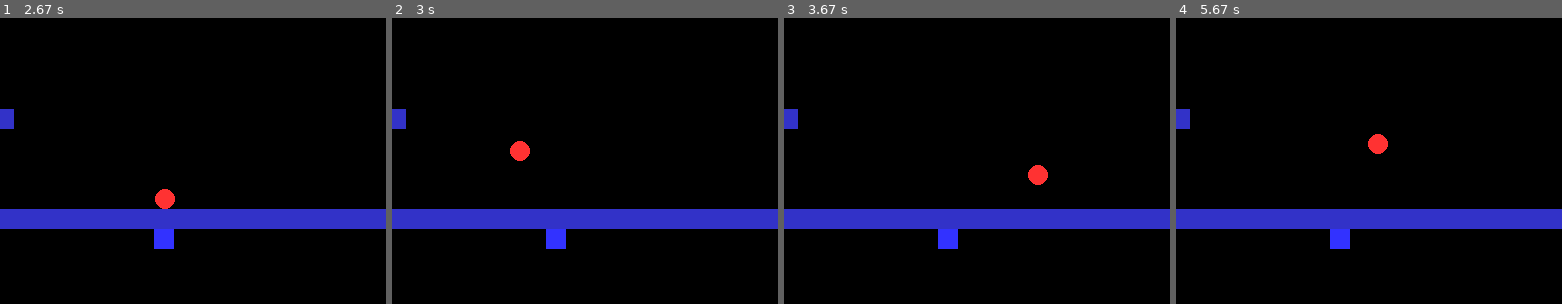
Above: before the commit, frames 1-4 (left to right).
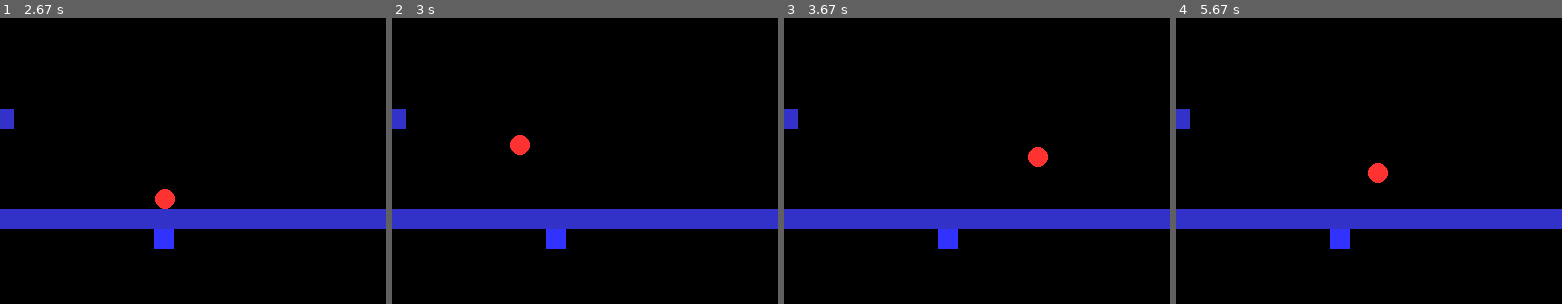
Above: after the commit, the same moments.

Repository: dankelley2/Pygame_BasicExamples
Game: pygame game, started from Platformer/game.py
Two runs of this game, one before a commit and one after it. Both use one fixed random seed, a clock stepped at 60 frames per second and the inputs below.
Inputs (mouse positions are % of the whole screen's width and height, from its top left):
- Up to frame 1 (2.67 s): hold D 0.33-0.8 s; click (46, 55) at 0.88 s; hold D 1.17-1.63 s; move the mouse to (83, 47) at 1.2 s; hold A 1.67-2.2 s; hold A 2.23-2.63 s
- Up to frame 2 (3 s): tap Space at 2.67 s
- Up to frame 3 (3.67 s): hold D 3-3.63 s; tap Space at 3.07, 3.37 s
- Up to frame 4 (5.67 s): hold A 3.67-4.13 s; tap Space at 3.73, 4.03, 4.23, 4.53, 4.73, 5.03, 5.23, 5.53 s; hold D 4.17-4.63 s; hold D 4.67-5.13 s; hold A from 5.17 s (still down)
The pictures show only the part of the screen within x 25-75%, y 17-67%; the shares and areas given below are measured in that part.

Frame 1 is identical in both runs. In frame 2, 0.2% of the frame differs, in the area x 30-36%, y 40-50%; in frame 3, 0.5%; in frame 4, 0.6%, in the area x 49-55%, y 40-58%.

Commit message:
added character controller

Diff:
--- /dev/null
+++ b/Platformer/classes/controllers.py
@@ -0,0 +1,36 @@
+import pygame
+from . import entities
+
+# input class that represents the input state of the game for a character controller
+class Input:
+    def __init__(self):
+        self.left = False
+        self.right = False
+        self.jump = False
+        self.down = False
+
+# character controller class that handles player input and movement
+class CharacterController:
+    def __init__(self, player: entities.Player):
+        self.player = player
+        self.move_delta_velocity = 1.5
+        self.jump_velocity = 3.0
+
+    # handle input for the player
+    def handle_input(self, input: Input):
+
+        # Left and Right Movement
+        if input.left and self.player.velocity.x > -3:
+            self.player.add_velocity(vx= -self.move_delta_velocity, vy=0)
+        if input.right and self.player.velocity.x < 3:
+            self.player.add_velocity(vx= self.move_delta_velocity, vy=0)
+
+        # Jump
+        if input.jump and self.player.standing:
+            self.player.standing = False
+            self.player.add_velocity(vx=0, vy= -self.jump_velocity)
+        #End Controls
+
+    # run the character controller
+    def set_input(self, input: Input):
+        self.handle_input(input)
--- a/Platformer/classes/entities.py
+++ b/Platformer/classes/entities.py
@@ -122,6 +122,7 @@
     def draw(self, screen):
         pygame.draw.ellipse(screen, self.color, self.rect)
 
+
 # player class that represents the player in the game
 # This class inherits from Drawable, which is an example of polymorphism
 class Player(Physical):
@@ -144,6 +145,7 @@
     def draw(self, screen):
         # draw an ellipse with pygame
         pygame.draw.ellipse(screen, self.color, self.rect)
+
 
 # wall class that represents a wall in the game
 class Wall(Physical):
--- a/Platformer/game.py
+++ b/Platformer/game.py
@@ -1,6 +1,6 @@
 import pygame
 import sys
-from classes import entities, physics
+from classes import entities, physics, controllers
 
 class GameState:
     def __init__(self):
@@ -17,11 +17,9 @@
         self.FPS = 60
 
         # other setup stuff, will move this to a function later
-        self.mvmt_delta = 1.5
-        self.JUMP_SPEED = 3.0
         self.GRAVITY = 0.1
-        self.player =  entities.Player(self.WIDTH // 2, 50, 20, 20, color=(255, 50, 50))
-        self.vy = 0
+        player =  entities.Player(self.WIDTH // 2, 50, 20, 20, color=(255, 50, 50))
+        self.character_controller = controllers.CharacterController(player)
         self.bullets = []
 
 # function to add wall entities to the game around the edges of the screen
@@ -54,15 +52,18 @@
 
 # Process game events
 def run_engine(game_state: GameState):
+
+    # Set up character controller input object
+    game_state.input = controllers.Input()
+
     # Event handling (Conrols etc)
     for event in pygame.event.get():
         if event.type == pygame.QUIT:
             game_state.running = False # quit the game when the user clicks the X
 
         elif event.type == pygame.KEYDOWN:
-            if event.key == pygame.K_SPACE and (game_state.player.standing or game_state.player.bottom >= game_state.HEIGHT):
-                game_state.player.standing = False
-                game_state.player.set_velocity(vy= -game_state.JUMP_SPEED)  # Give it an upward speed for jumping
+            if event.key == pygame.K_SPACE:
+                game_state.input.jump = True
             if event.key == pygame.K_ESCAPE:
                 game_state.running = False # can also quit using escape key
 
@@ -77,11 +78,13 @@
     # Get a list of all pressed keys
     keys = pygame.key.get_pressed()
 
-    if keys[pygame.K_a] and game_state.player.velocity.x > -3:
-        game_state.player.add_velocity(vx= -game_state.mvmt_delta, vy=0)
-    if keys[pygame.K_d] and game_state.player.velocity.x < 3:
-        game_state.player.add_velocity(vx= game_state.mvmt_delta, vy=0)
-    #End Controls
+    if keys[pygame.K_a]:
+        game_state.input.left = True
+    if keys[pygame.K_d]:
+        game_state.input.right = True
+
+    # Run character controller
+    game_state.character_controller.set_input(game_state.input)
 
     # Run physics Simulation
     for obj in entities.Physical.all_objects:
